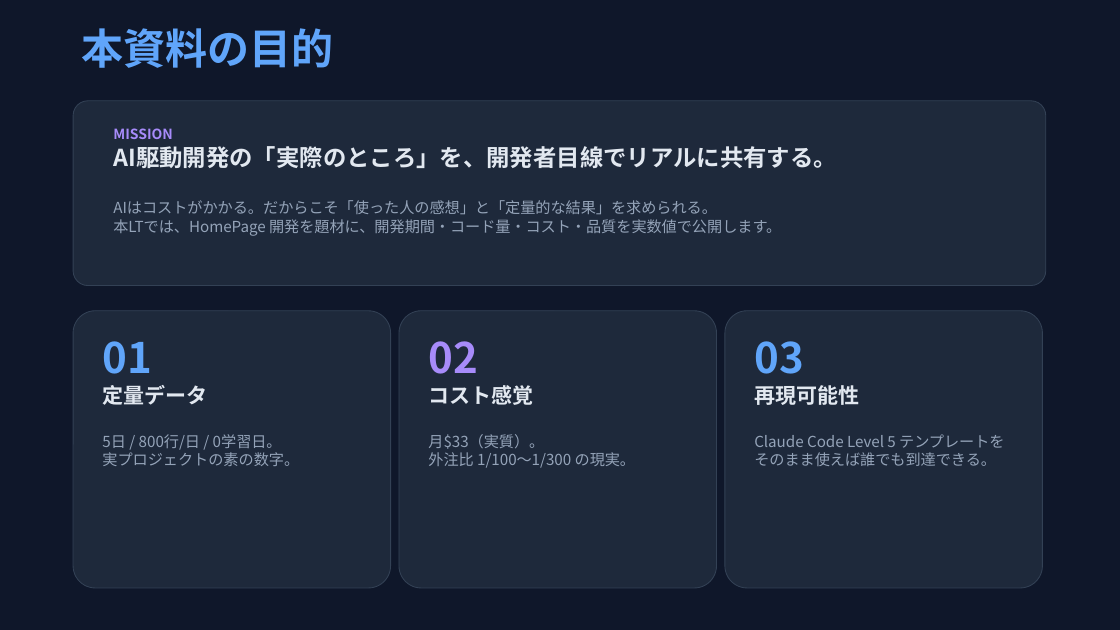
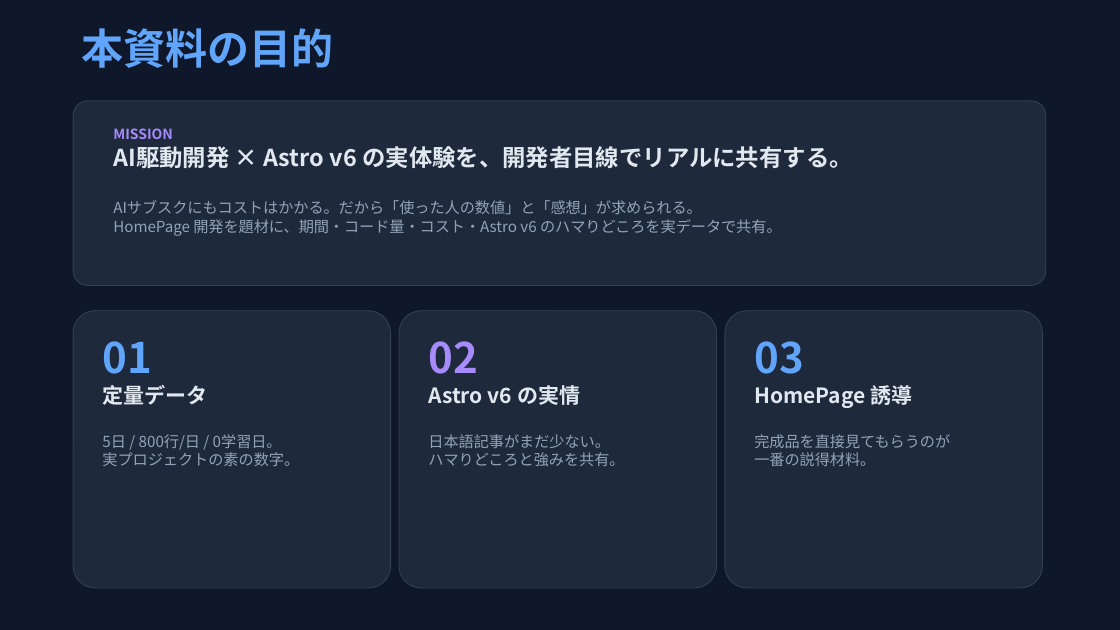
Before and after one commit to teppei19980914/HomePage, a slide deck: slide 3 of docs/PR/LT/HomePage_開発者用.pptx. Drawn at 1120x630 pixels with LibreOffice and Linux fonts; fonts in the diff are those of the drawing. Boxes give left, top, right and bottom in pixels: in the first picture for what was removed or moved away, otherwise in the second. Text is boxed around its words. In the diff, an @@ line names an element or a change of style, - is before the commit and + after.

```diff
--- a/docs/PR/LT/HomePage_開発者用.pptx
+++ b/docs/PR/LT/HomePage_開発者用.pptx
@@ text at bbox=[113, 146, 853, 236]: text changed @@
-AI駆動開発の「実際のところ」を、開発者目線でリアルに共有する。
-AIはコストがかかる。だからこそ「使った人の感想」と「定量的な結果」を求められる。
-本LTでは、HomePage 開発を題材に、開発期間・コード量・コスト・品質を実数値で公開します。
+AI駆動開発 × Astro v6 の実体験を、開発者目線でリアルに共有する。
+AIサブスクにもコストはかかる。だから「使った人の数値」と「感想」が求められる。
+HomePage 開発を題材に、期間・コード量・コスト・Astro v6 のハマりどころを実データで共有。
@@ text at bbox=[428, 219, 782, 466]: text changed @@
-コスト感覚
-月$33（実質）。
-外注比 1/100〜1/300 の現実。
+Astro v6 の実情
+日本語記事がまだ少ない。
+ハマりどころと強みを共有。
@@ text at bbox=[754, 434, 950, 466]: text changed @@
-再現可能性
-Claude Code Level 5 テンプレートを
-そのまま使えば誰でも到達できる。
+HomePage 誘導
+完成品を直接見てもらうのが
+一番の説得材料。
```
Also in this commit, not shown: 7 other slides changed.
